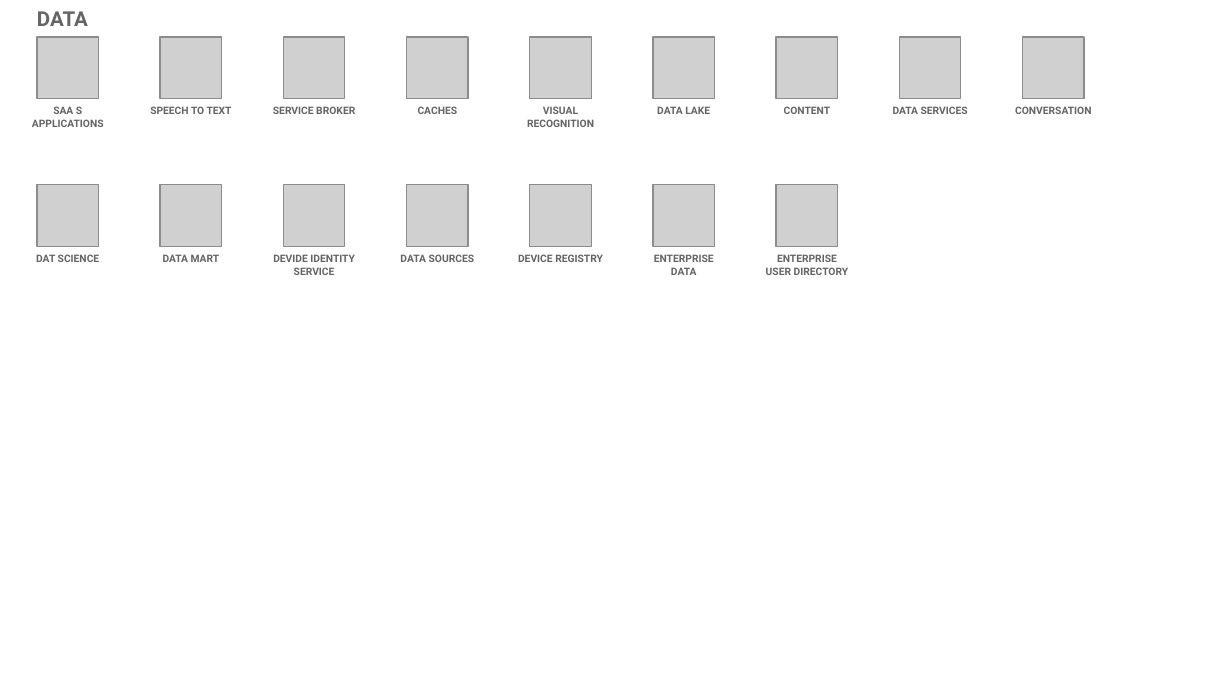
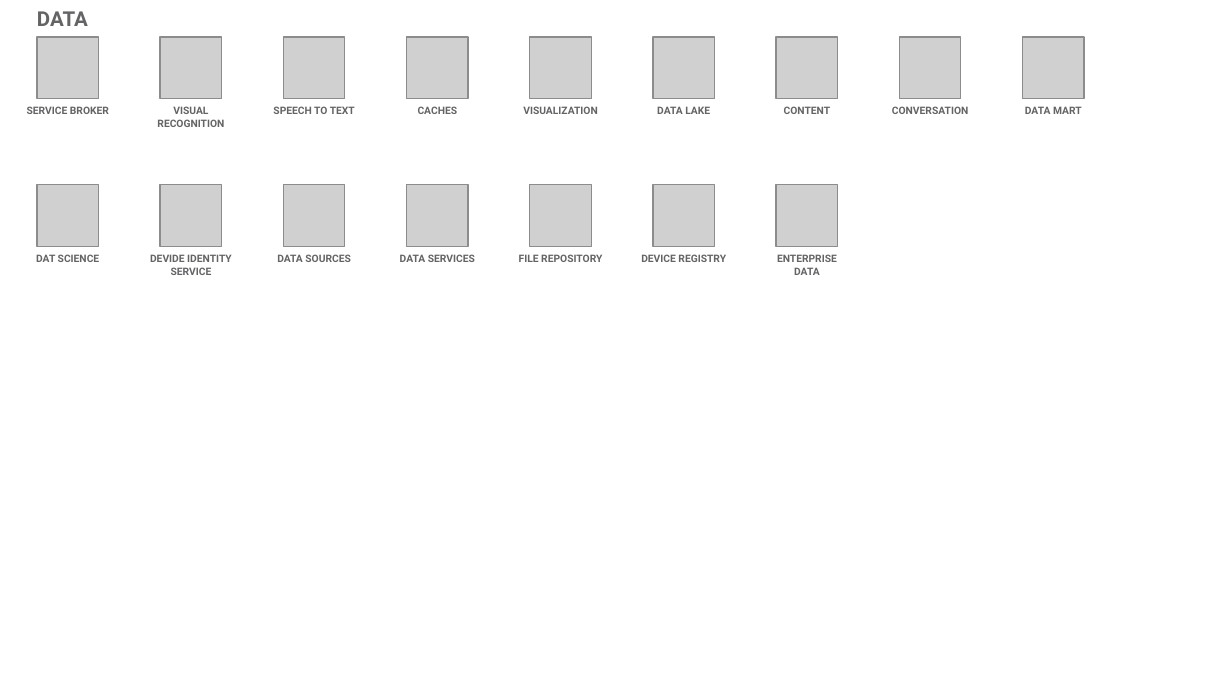
Before and after one commit to l2fprod/myarchitecture, a slide deck: slide 14 of mycatalog-architecture-diagram-template.pptx. Drawn at 1232x693 pixels with LibreOffice and Linux fonts; fonts in the diff are those of the drawing; grey boxes stand for pictures. Boxes give left, top, right and bottom in pixels: in the first picture for what was removed or moved away, otherwise in the second. Text is boxed around its words. In the diff, an @@ line names an element or a change of style, - is before the commit and + after.

```diff
--- a/mycatalog-architecture-diagram-template.pptx
+++ b/mycatalog-architecture-diagram-template.pptx
@@ text at (27, 106, 109, 114): text changed @@
-SAA S APPLICATIONS
+SERVICE BROKER
@@ text added at (157, 106, 224, 127), 6 pt, text #646365, bold @@
+VISUAL RECOGNITION
@@ text "SPEECH TO TEXT": place and size @@
-text "SPEECH TO TEXT" at (150, 106, 232, 114)
+text "SPEECH TO TEXT" at (273, 106, 355, 114)
@@ text removed at (273, 106, 355, 114) @@
-SERVICE BROKER
@@ text at (523, 106, 597, 114): text changed @@
-VISUAL RECOGNITION
+VISUALIZATION
@@ text "CONVERSATION": place and size @@
-text "CONVERSATION" at (1015, 106, 1091, 114)
+text "CONVERSATION" at (892, 106, 968, 114)
@@ text removed at (893, 106, 968, 114) @@
-DATA SERVICES
@@ text "DATA MART": place and size @@
-text "DATA MART" at (163, 254, 220, 262)
+text "DATA MART" at (1025, 106, 1082, 114)
@@ text "DEVIDE IDENTITY SERVICE": place and size @@
-text "DEVIDE IDENTITY SERVICE" at (273, 254, 355, 275)
+text "DEVIDE IDENTITY SERVICE" at (150, 254, 232, 275)
@@ text added at (277, 254, 351, 262), 6 pt, text #646365, bold @@
+DATA SOURCES
@@ text at (400, 254, 475, 262): text changed @@
-DATA SOURCES
+DATA SERVICES
@@ text added at (519, 254, 602, 262), 6 pt, text #646365, bold @@
+FILE REPOSITORY
@@ text "DEVICE REGISTRY": place and size @@
-text "DEVICE REGISTRY" at (518, 254, 603, 262)
+text "DEVICE REGISTRY" at (641, 254, 726, 262)
@@ text removed at (654, 254, 714, 275) @@
-ENTERPRISE DATA
@@ text at (777, 254, 837, 275): text changed @@
-ENTERPRISE USER DIRECTORY
+ENTERPRISE DATA
```
Also in this commit, not shown: 15 other slides changed.
